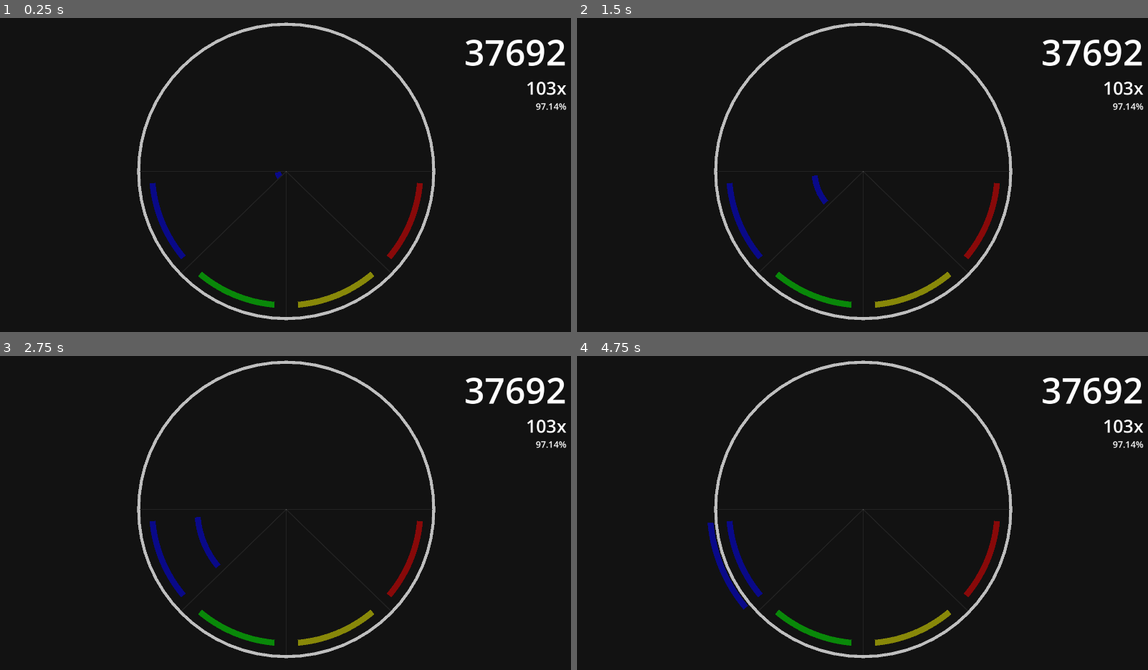
Above: before the commit, frames 1-4 (two rows, left to right).
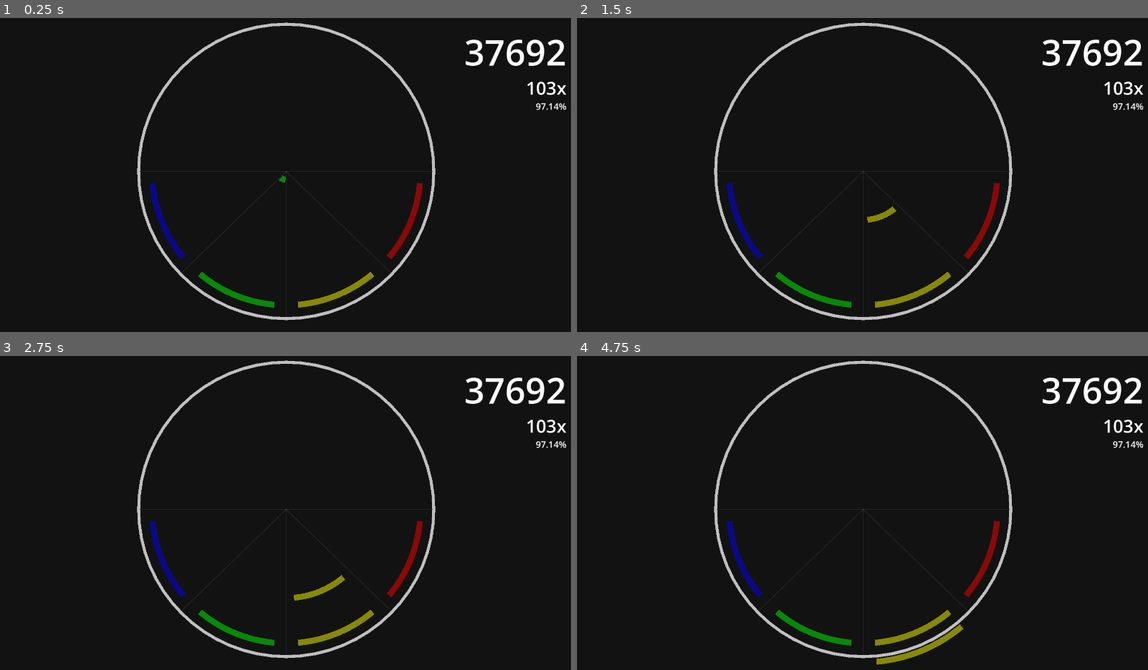
Above: after the commit, the same moments.

Repository: NishTheFish-dev/godot-rhythm-game-test
Game: Godot game, scene res://Main/main.tscn
The game is run twice, just before and just after one commit, with the same random seed, the same clock (stepped at 60 frames per second) and the same inputs. This scene is started directly instead of the project's main scene.
Inputs:
- Up to frame 1 (0.25 s): no input
- Up to frame 2 (1.5 s): tap Enter at 0.5 s
- Up to frame 3 (2.75 s): no input
- Up to frame 4 (4.75 s): no input

The runs differ from the first frame. In frame 1, less than 0.1% of the frame differs, in the area x 48-51%, y 48-53%; in frame 2, 0.2%; in frame 3, 0.4%; in frame 4, 0.7%, in the area x 22-68%, y 53-99%.

Commit message:
updated note

Diff:
--- a/Note/note.gd
+++ b/Note/note.gd
@@ -8,25 +8,31 @@
 var three = [(85*PI/180),(50*PI/180), Color(1, 1, 0, 0.5)]
 var four = [(40*PI/180),(5*PI/180), Color(1, 0, 0, 0.5)]
 
-func notePlacement(position: Array):
-	#Variable arrays for drawing
-	var one = [(175*PI/180), (140*PI/180), Color(0, 0, 1, 0.5)]
-	var two = [(130*PI/180),(95*PI/180), Color(0, 1, 0, 0.5)]
-	var three = [(85*PI/180),(50*PI/180), Color(1, 1, 0, 0.5)]
-	var four = [(40*PI/180),(5*PI/180), Color(1, 0, 0, 0.5)]
-
-	var _notePlacement = position
-
-	match _notePlacement:
-		one:
-			pass
-
+var notePlaceAndColor: Array:
+	set(placement):
+		notePlaceAndColor = placement
+		queue_redraw()
 
 
 # Called when the node enters the scene tree for the first time.
 func _ready():
+	notePlacement(two)
+	await get_tree().create_timer(1.0).timeout
+	notePlacement(three)
+
 	pass # Replace with function body.
 
+func notePlacement(position):
+	match position:
+		one:
+			notePlaceAndColor = one
+		two:
+			notePlaceAndColor = two
+		three:
+			notePlaceAndColor = three
+		four:
+			notePlaceAndColor = four
+	pass
 
 # Called every frame. 'delta' is the elapsed time since the previous frame.
 func _process(delta):
@@ -36,7 +42,7 @@
 
 func _draw():
 	#Note originating at center and moving outward to the hit registration area
-	draw_arc(Vector2(960, 540), noteSpeed, one[0], one[1], 100, one[2], 20.0)
+	draw_arc(Vector2(960, 540), noteSpeed, notePlaceAndColor[0], notePlaceAndColor[1], 100, notePlaceAndColor[2], 20.0)
 
 func note() -> void:
 	pass
